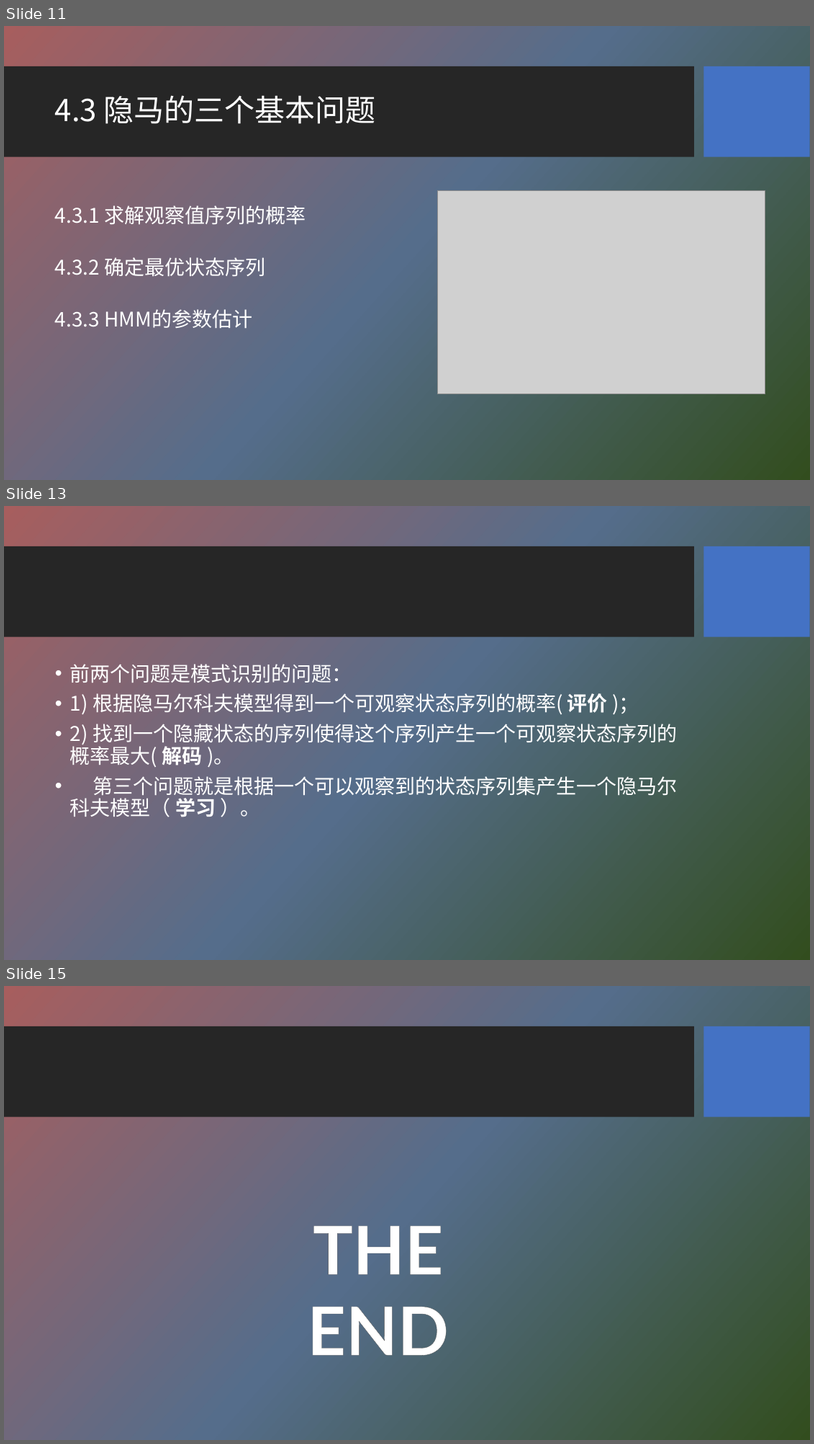
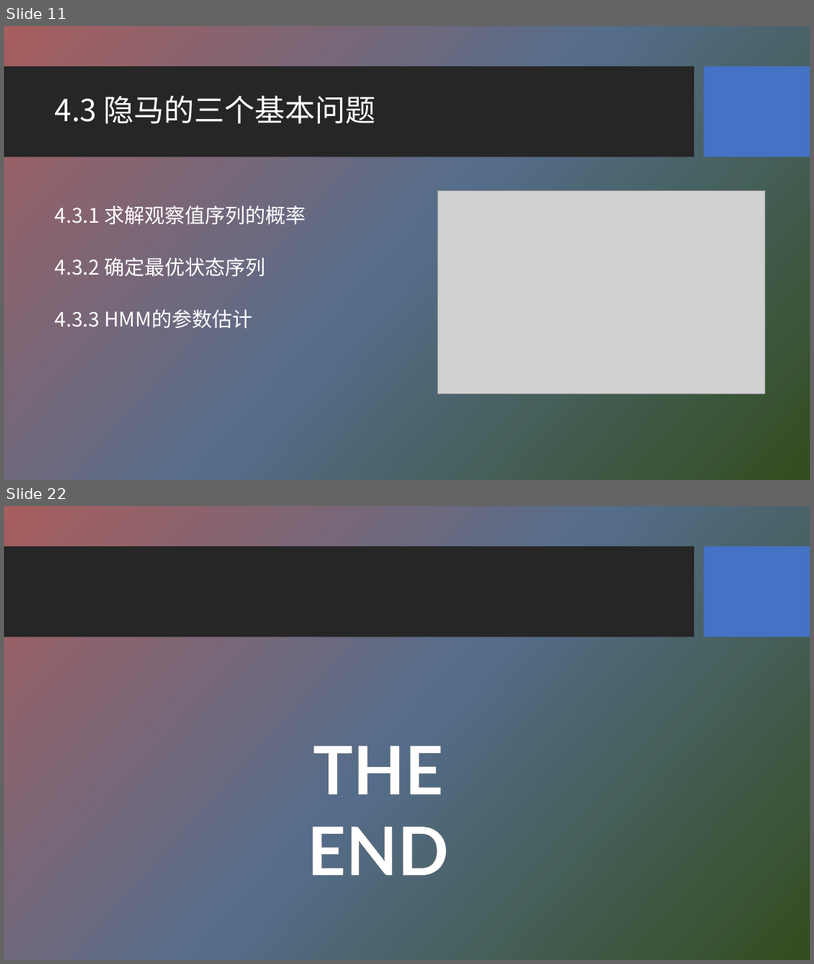
Before and after one commit to HBU/NLP_PPT, a slide deck: PPT-2020/ch04 隐马尔科夫模型.pptx. Shown one above the other, each under a label of ours: slides 11, 13 and 15 before the commit, slides 11 and 22 after it; the slides between them are not shown. The pictures are 814x1444 and 814x964 pixels, drawn with LibreOffice and Linux fonts; fonts in the diff are those of the drawing; grey boxes stand for pictures; background and template pictures are left out. Boxes give left, top, right and bottom in pixels: in the first picture for what was removed or moved away, otherwise in the second. Text is boxed around its words. In the diff, an @@ line names an element or a change of style, - is before the commit and + after.

```diff
--- a/PPT-2020/ch04 隐马尔科夫模型.pptx
+++ b/PPT-2020/ch04 隐马尔科夫模型.pptx
@@ slide 13 removed at [4, 506, 810, 960], background picture (left out); not listed: 2 template elements that a slide beside it also shows @@
@@ text removed at [70, 664, 677, 817] @@
-• 前两个问题是模式识别的问题：
-• 1) 根据隐马尔科夫模型得到一个可观察状态序列的概率( 评价 )；
-• 2) 找到一个隐藏状态的序列使得这个序列产生一个可观察状态序列的概率最大( 解码 )。
-• 第三个问题就是根据一个可以观察到的状态序列集产生一个隐马尔科夫模型（ 学习 ）。
@@ what was slide 15 is now slide 22 @@
```
Also in this commit, not shown: 3 slides changed, 9 slides added, 1 other slide removed.
